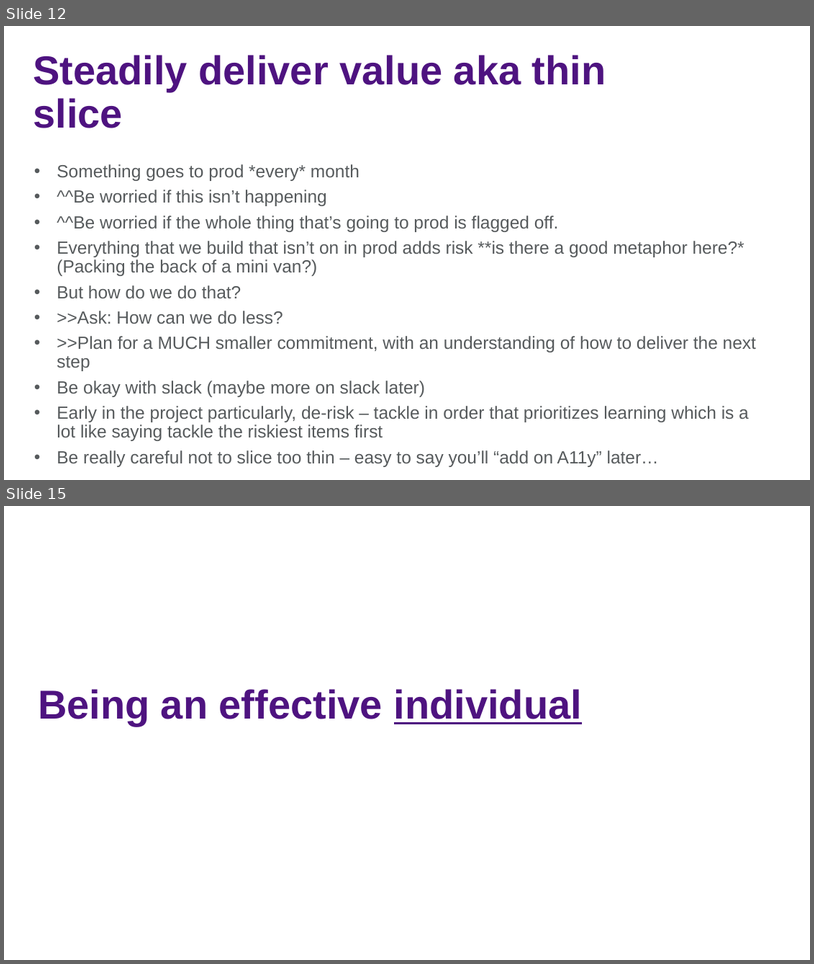
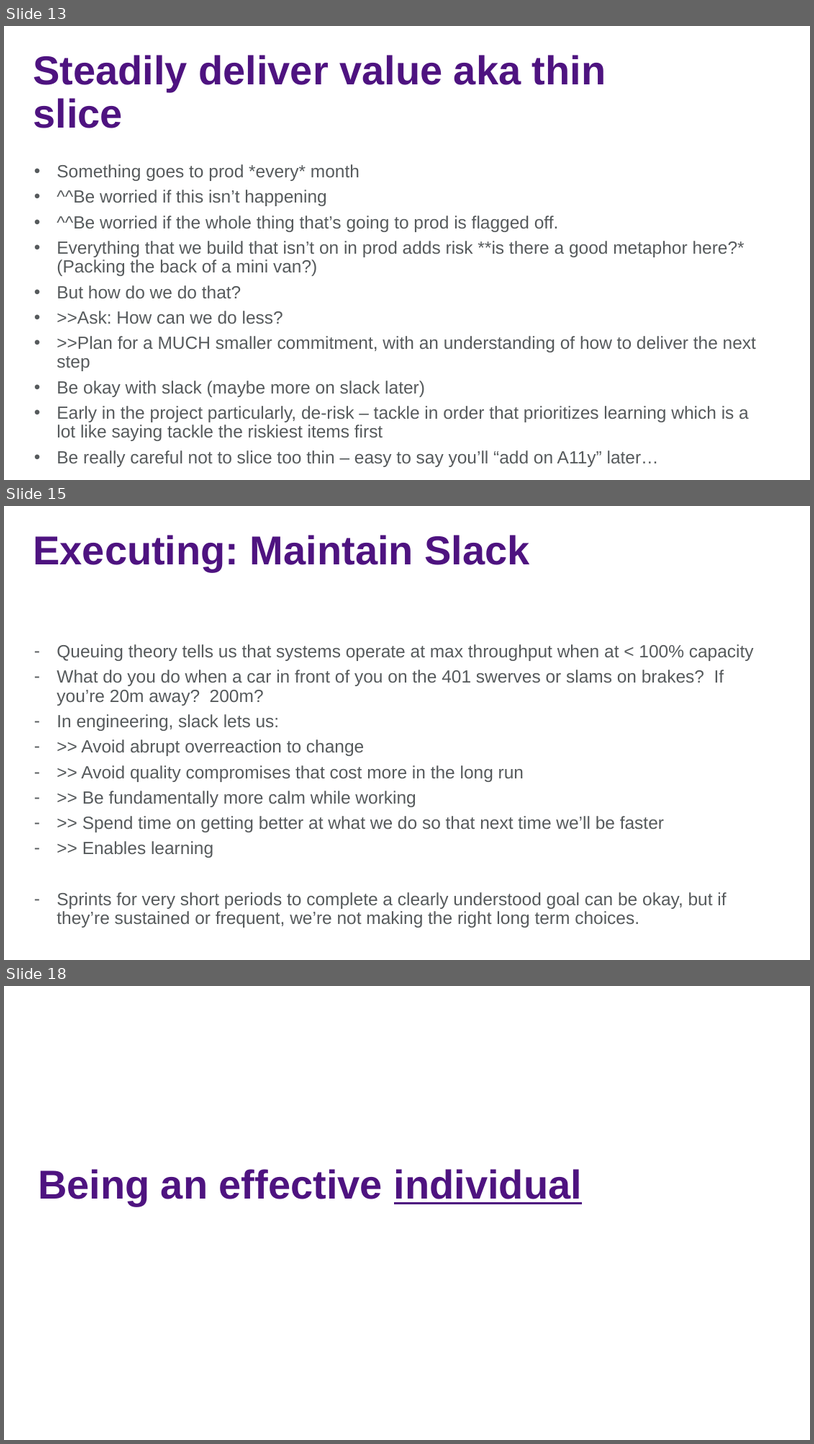
Before and after one commit to jasonjwood/presentations, a slide deck: InFusion2016 - Getting It Done - Jason Wood.pptx. Shown one above the other, each under a label of ours: slides 12 and 15 before the commit, slides 13, 15 and 18 after it; the slides between them are not shown. The pictures are 814x964 and 814x1444 pixels, drawn with LibreOffice and Linux fonts; fonts in the diff are those of the drawing; background and template pictures are left out. Boxes give left, top, right and bottom in pixels: in the first picture for what was removed or moved away, otherwise in the second. Text is boxed around its words. In the diff, an @@ line names an element or a change of style, - is before the commit and + after.

```diff
--- a/InFusion2016 - Getting It Done - Jason Wood.pptx
+++ b/InFusion2016 - Getting It Done - Jason Wood.pptx
@@ slide 15 added at [4,506,810,960], background picture (left out) @@
@@ title added at [34,535,530,572], 48 pt, text #4E1380, bold @@
+Executing: Maintain Slack
@@ text added at [57,644,754,927], 21 pt, text #565A5C @@
+– Queuing theory tells us that systems operate at max throughput when at < 100% capacity
+– What do you do when a car in front of you on the 401 swerves or slams on brakes? If you’re 20m away? 200m?
+– In engineering, slack lets us:
+– >> Avoid abrupt overreaction to change
+– >> Avoid quality compromises that cost more in the long run
+– >> Be fundamentally more calm while working
+– >> Spend time on getting better at what we do so that next time we’ll be faster
+– >> Enables learning
+– Sprints for very short periods to complete a clearly understood goal can be okay, but if they’re sustained or frequent, we’re not making the right long term choices.
@@ what was slide 12 is now slide 13 @@
@@ what was slide 15 is now slide 18 @@
```
Also in this commit, not shown: 7 slides changed, 2 other slides added, 1 slide removed.
